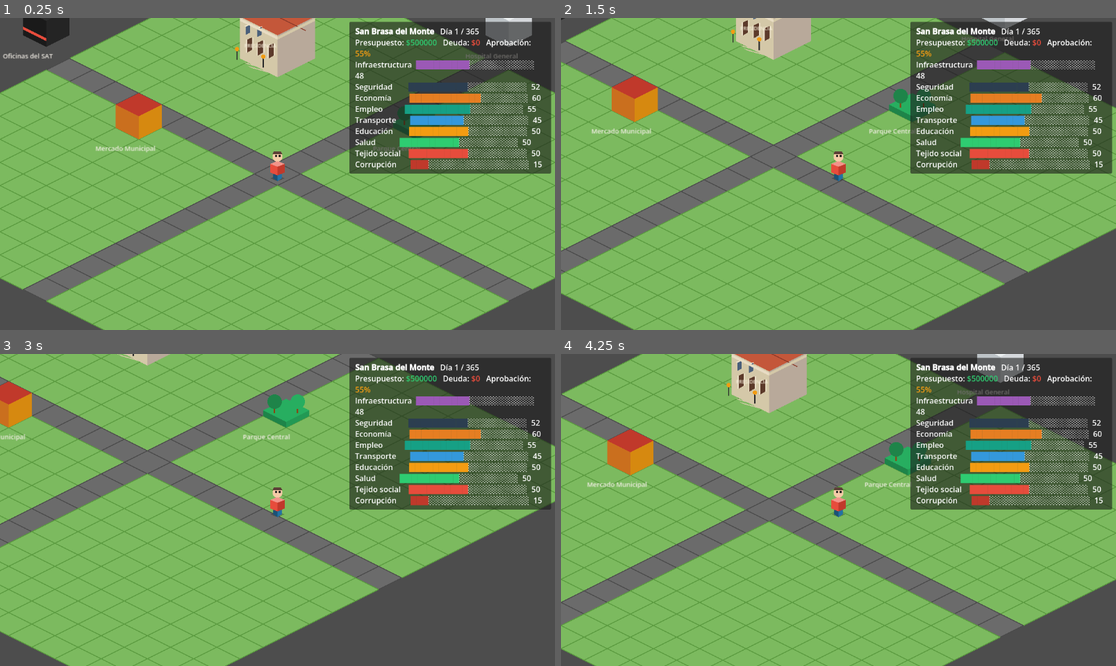
Above: before the commit, frames 1-4 (two rows, left to right).
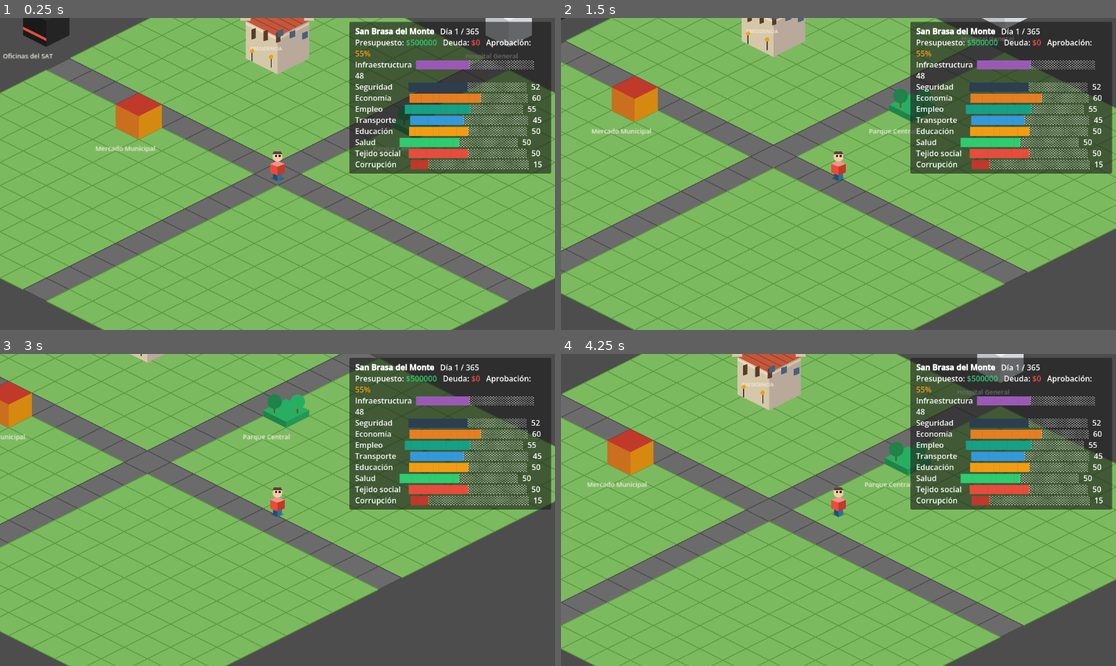
Above: after the commit, the same moments.

Repository: Edmex22/JUEGO-DEL-bajiO
Game: Godot game, scene res://main.tscn
The game is run twice, just before and just after one commit, with the same random seed, the same clock (stepped at 60 frames per second) and the same inputs. The engine's default icon, where the game draws it, is replaced by a stand-in: a white triangle on a blue panel in a dark square.
Inputs (mouse positions are in pixels of both pictures, inside the frame that each line leads up to):
- Up to frame 1 (0.25 s): no input
- Up to frame 2 (1.5 s): tap Enter at 0.5 s; move the mouse to (960, 158) at 0.52 s; hold D (move_right) 0.53-1.28 s; tap E (interact) at 0.6, 1.35 s; move the mouse to (727, 189) at 1.27 s; hold S (move_down) from 1.28 s (still down)
- Up to frame 3 (3 s): move the mouse to (333, 441) at 2.02 s; release S (move_down) at 2.03 s; hold D (move_right) 2.03-2.78 s; tap E (interact) at 2.1, 2.85 s; move the mouse to (249, 572) at 2.77 s; hold W (move_up) from 2.78 s (still down)
- Up to frame 4 (4.25 s): move the mouse to (1005, 556) at 3.52 s; release W (move_up) at 3.53 s; hold A (move_left) from 3.53 s (still down); tap E (interact) at 3.6 s

The runs differ from the first frame. In frame 1, 1.0% of the frame differs, in the area x 42-57%, y 0-19%; in frame 2, 0.6%; in frame 3, less than 0.1%; in frame 4, 1.0%, in the area x 29-45%, y 0-19%.

Commit message:
fix: z-sorting movido a _process, Presidencia redibujada con proporciones corregidas

Diff:
--- a/scripts/building_interaction.gd
+++ b/scripts/building_interaction.gd
@@ -83,6 +83,7 @@
 
 
 func _process(_delta: float) -> void:
+	z_index = int(global_position.y)
 	if player_nearby and Input.is_action_just_pressed("interact"):
 		panel_open = !panel_open
 		if government_panel:
@@ -191,7 +192,6 @@
 # base (rombo en el suelo) + cara izquierda + cara derecha + techo
 
 func _draw() -> void:
-	z_index = int(global_position.y)
 	match tipo:
 		TipoEdificio.PRESIDENCIA: _draw_iso_presidencia()
 		TipoEdificio.MERCADO:     _draw_iso_mercado()
@@ -238,92 +238,82 @@
 
 
 func _draw_iso_presidencia() -> void:
-	var hw := 52.0   # más grande que un tile normal
-	var hh := 26.0
-	var h  := 58.0
-
-	# === ESCALINATA (3 escalones frontales) ===
+	var hw := 44.0
+	var hh := 22.0
+	var h  := 52.0
+
+	# === ESCALINATA ===
 	for i in range(3):
-		var ofs := float(i) * 5.0
+		var o := float(i) * 4.0
 		draw_colored_polygon(PackedVector2Array([
-			Vector2(-hw + ofs,        ofs),
-			Vector2(-hw*0.3 + ofs,    ofs + hh*0.4),
-			Vector2(-hw*0.3 + ofs+6,  ofs + hh*0.4 + 3),
-			Vector2(-hw + ofs+6,      ofs + 3),
+			Vector2(-hw*0.7 + o, o + 2),
+			Vector2(0 + o*0.3,   o + hh*0.5 + 2),
+			Vector2(0 + o*0.3+4, o + hh*0.5 + 4),
+			Vector2(-hw*0.7 + o+4, o + 4),
 		]), Color("#D4C8A8"))
 
 	# === CUERPO PRINCIPAL ===
-	# Cara izquierda (fachada principal - crema media)
 	draw_colored_polygon(PackedVector2Array([
 		Vector2(-hw, -h), Vector2(0, -h+hh), Vector2(0, hh), Vector2(-hw, 0)
 	]), Color("#D4C8A8"))
-	# Cara derecha (lateral - crema oscuro)
 	draw_colored_polygon(PackedVector2Array([
 		Vector2(0, -h+hh), Vector2(hw, -h), Vector2(hw, 0), Vector2(0, hh)
 	]), Color("#B8A99A"))
 
-	# === TECHO PLANO con tejas terracota ===
+	# === TECHO TERRACOTA ===
 	draw_colored_polygon(PackedVector2Array([
 		Vector2(0, -h-hh), Vector2(hw, -h), Vector2(0, -h+hh), Vector2(-hw, -h)
 	]), Color("#C4573A"))
-	# Líneas de tejas en el techo
-	for i in range(1, 4):
-		var t := float(i) / 4.0
-		draw_line(
-			Vector2(-hw + hw*t, -h - hh + hh*t),
-			Vector2(hw*t,       -h - hh + hh*t + hh),
+	for i in range(1, 5):
+		var t := float(i) / 5.0
+		draw_line(Vector2(-hw*t, -h - hh*(1.0-t)), Vector2(hw*(1.0-t), -h - hh*(1.0-t) + hh),
 			Color("#8B3A2A"), 1.0)
 
-	# === ARCOS EN FACHADA (3 arcos) ===
-	for i in range(3):
-		var ax := -hw + 10.0 + float(i) * 15.0
-		var ay := -h*0.45 + float(i) * 4.0
-		# Puerta/arco oscuro
-		draw_colored_polygon(PackedVector2Array([
-			Vector2(ax,   ay),      Vector2(ax+7,  ay-3),
-			Vector2(ax+7, ay+14),   Vector2(ax,    ay+18),
-		]), Color("#5C3A2A"))
-		# Marco crema
-		draw_line(Vector2(ax-1, ay), Vector2(ax-1, ay+18), Color("#E8DCC4"), 1.5)
-		draw_line(Vector2(ax+8, ay-3), Vector2(ax+8, ay+14), Color("#E8DCC4"), 1.5)
-
-	# === VENTANAS EN FACHADA ===
-	for i in range(2):
-		var wx := -hw + 8.0 + float(i) * 16.0
-		var wy := -h*0.75 + float(i) * 3.0
-		draw_colored_polygon(PackedVector2Array([
-			Vector2(wx, wy), Vector2(wx+6, wy-3),
-			Vector2(wx+6, wy+8), Vector2(wx, wy+11),
-		]), Color("#4A5F7A"))
-		draw_line(Vector2(wx-1, wy-1), Vector2(wx+7, wy-4), Color("#F5EDD9"), 1.0)
-
-	# === CORNISA (franja decorativa) ===
+	# === CORNISA ===
 	draw_colored_polygon(PackedVector2Array([
-		Vector2(-hw, -h+2), Vector2(0, -h+hh+2), Vector2(0, -h+hh+6), Vector2(-hw, -h+6)
+		Vector2(-hw, -h+2), Vector2(0, -h+hh+2), Vector2(0, -h+hh+5), Vector2(-hw, -h+5)
 	]), Color("#E8DCC4"))
 	draw_colored_polygon(PackedVector2Array([
-		Vector2(0, -h+hh+2), Vector2(hw, -h+2), Vector2(hw, -h+6), Vector2(0, -h+hh+6)
+		Vector2(0, -h+hh+2), Vector2(hw, -h+2), Vector2(hw, -h+5), Vector2(0, -h+hh+5)
 	]), Color("#D4C8A8"))
 
-	# === TORRES ESQUINERAS (4) ===
-	var torres := [
-		Vector2(-hw, -h), Vector2(hw, -h),
-		Vector2(-hw*0.5, -h - hh*0.5), Vector2(hw*0.5, -h - hh*0.5)
-	]
-	for tp in torres:
-		_mini_cupula(tp, 9.0, 18.0)
+	# === ARCOS FACHADA (cara izquierda) ===
+	for i in range(3):
+		var t  := float(i) / 2.0
+		var ax := -hw + 8 + t * (hw - 10)
+		var ay := (-h + hh) * (1.0 - t*0.15) - 10
+		draw_colored_polygon(PackedVector2Array([
+			Vector2(ax, ay), Vector2(ax+6, ay-2),
+			Vector2(ax+6, ay+12), Vector2(ax, ay+14),
+		]), Color("#5C3A2A"))
+
+	# === VENTANAS CARA DERECHA ===
+	for i in range(3):
+		var t  := float(i) / 2.0
+		var wx := t * (hw - 10)
+		var wy := (-h + hh) * (1.0 - t*0.1) - 8
+		draw_colored_polygon(PackedVector2Array([
+			Vector2(wx, wy), Vector2(wx+8, wy-3),
+			Vector2(wx+8, wy+6), Vector2(wx, wy+9),
+		]), Color("#4A5F7A"))
+
+	# === TORRES ESQUINERAS ===
+	_mini_cupula(Vector2(-hw,      -h      ), 7.0, 14.0)
+	_mini_cupula(Vector2( hw,      -h      ), 7.0, 14.0)
+	_mini_cupula(Vector2(-hw*0.45, -h-hh*0.4), 6.0, 12.0)
+	_mini_cupula(Vector2( hw*0.45, -h-hh*0.4), 6.0, 12.0)
 
 	# === CÚPULA CENTRAL ===
-	_cupula_central(Vector2(0, -h - hh - 2), 18.0, 38.0)
-
-	# === FAROLES en escalinata ===
-	_farol(Vector2(-hw - 4, 2))
-	_farol(Vector2(-hw*0.3 - 4, hh*0.4 + 2))
-
-	# === ESCUDO / LETRERO ===
+	_cupula_central(Vector2(0.0, -h - hh), 16.0, 32.0)
+
+	# === FAROLES ===
+	_farol(Vector2(-hw*0.8, 4.0))
+	_farol(Vector2(-hw*0.2, hh*0.4 + 4.0))
+
+	# === LETRERO ===
 	var font := ThemeDB.fallback_font
-	draw_string(font, Vector2(-hw + 6, -h*0.25), "PRESIDENCIA",
-		HORIZONTAL_ALIGNMENT_LEFT, hw*2 - 6, 7, Color("#F5EDD9"))
+	draw_string(font, Vector2(-38, -h*0.2), "PRESIDENCIA",
+		HORIZONTAL_ALIGNMENT_LEFT, 76, 7, Color("#F5EDD9"))
 
 
 func _cupula_central(centro: Vector2, radio: float, altura: float) -> void:
